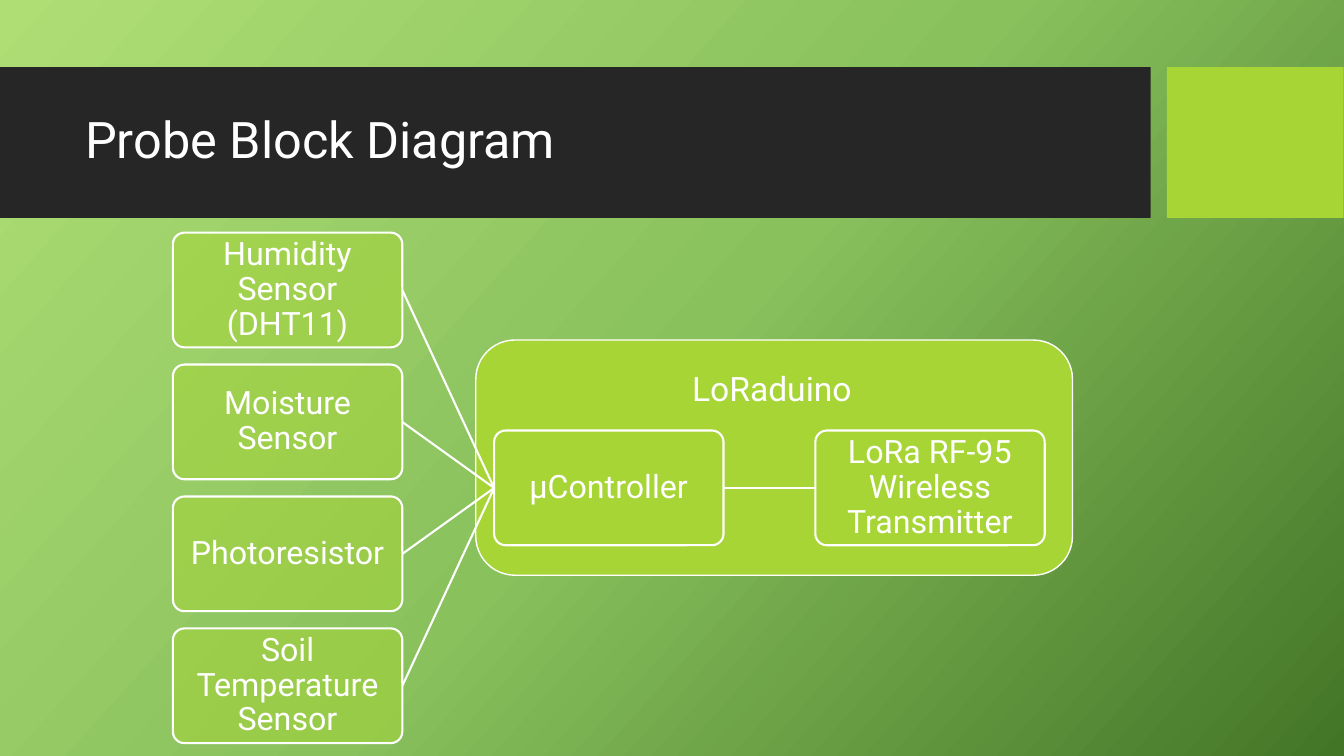
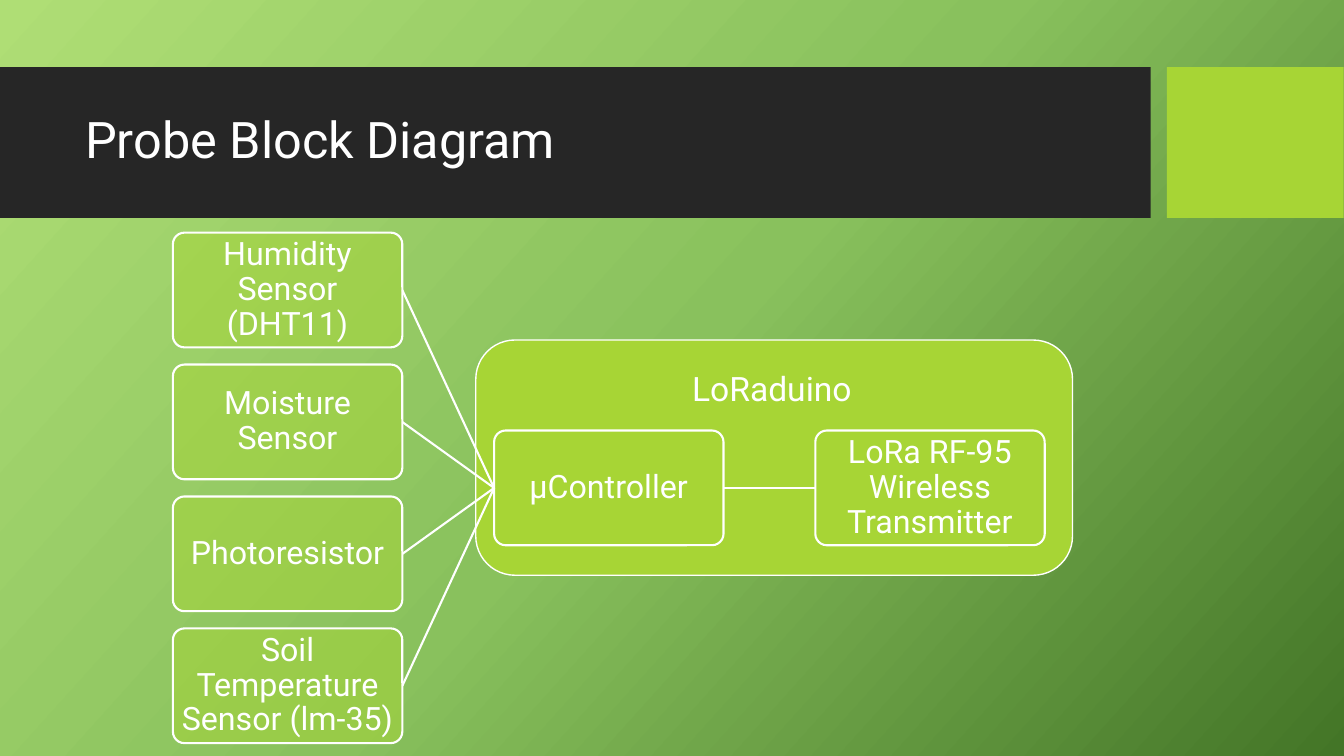
Before and after one commit to Haz-IQ/Precise-Agriculture, a slide deck: slide 8 of Presentation PA.pptx. Drawn at 1344x756 pixels with LibreOffice and Linux fonts; fonts in the diff are those of the drawing; background and template pictures are left out. Boxes give left, top, right and bottom in pixels: in the first picture for what was removed or moved away, otherwise in the second. Text is boxed around its words. In the diff, an @@ line names an element or a change of style, - is before the commit and + after.

```diff
--- a/Presentation PA.pptx
+++ b/Presentation PA.pptx
@@ text at [182, 637, 393, 737]: text changed @@
-Soil Temperature Sensor
+Soil Temperature Sensor (lm-35)
```
Also in this commit, not shown: 4 other slides changed, 1 slide added, 2 slides removed.
